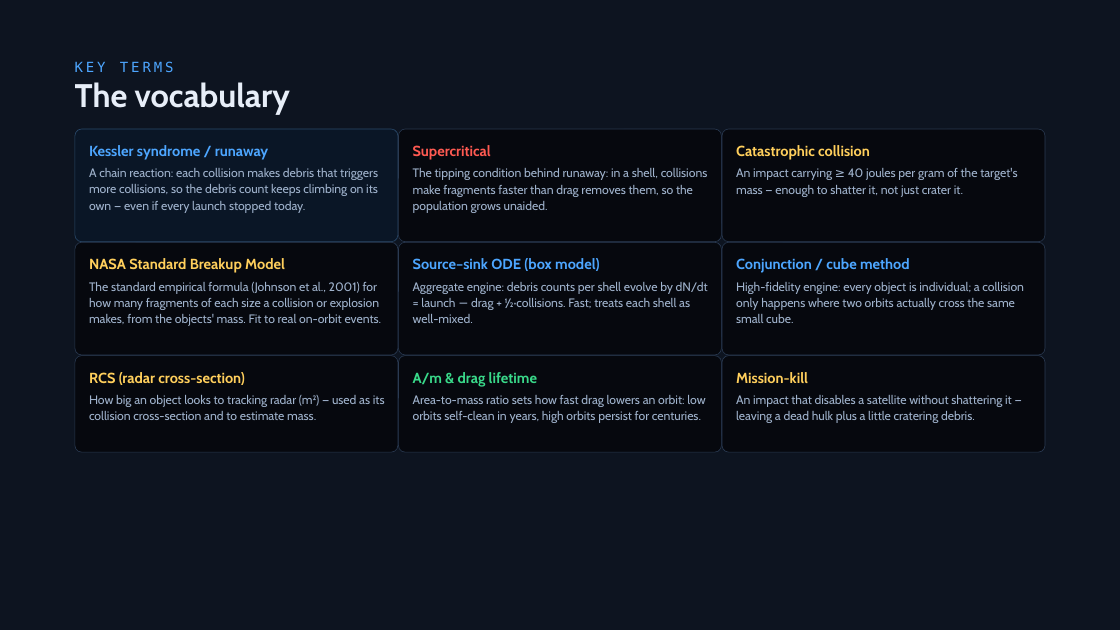
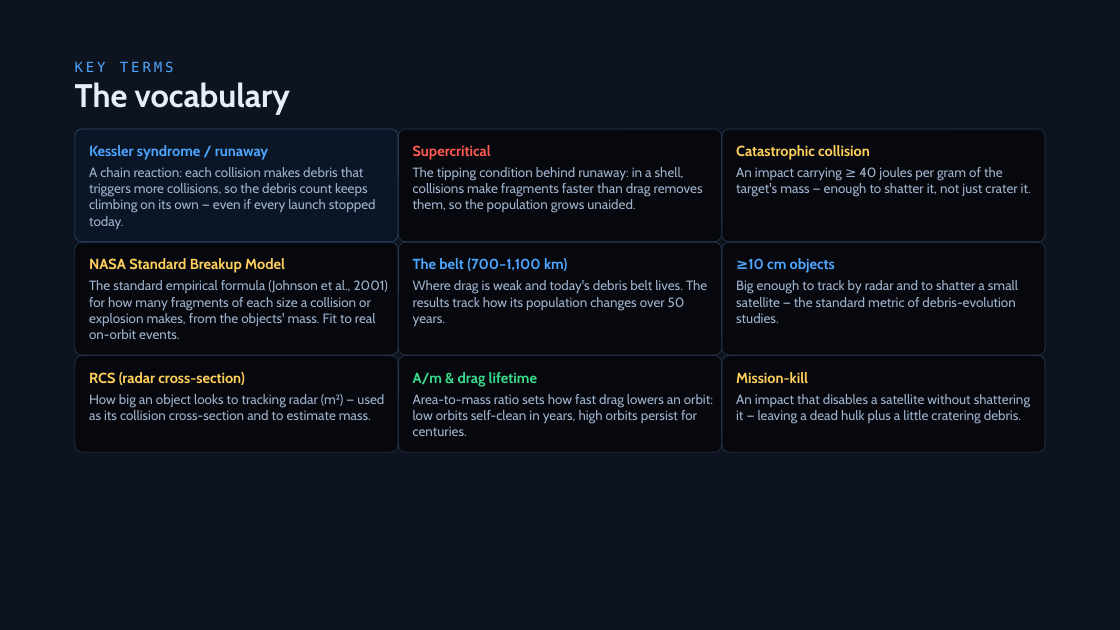
Before and after one commit to TimKadyrov/DebrisCascade, a slide deck: slide 5 of Barrel of Nails — Kessler Study.pptx (slide 3 before the commit). Drawn at 1120x630 pixels with LibreOffice and Linux fonts; fonts in the diff are those of the drawing. Boxes give left, top, right and bottom in pixels: in the first picture for what was removed or moved away, otherwise in the second. Text is boxed around its words. In the diff, an @@ line names an element or a change of style, - is before the commit and + after.

```diff
--- a/Barrel of Nails — Kessler Study.pptx
+++ b/Barrel of Nails — Kessler Study.pptx
@@ text at <box>413,258,567,271</box>: text changed @@
-Source–sink ODE (box model)
+The belt (700–1,100 km)
@@ text at <box>748,258,835,273</box>: text changed @@
-Conjunction / cube method
+≥10 cm objects
@@ text at <box>413,280,707,326</box>: text changed; size 10.5 to 11.5 pt @@
-Aggregate engine: debris counts per shell evolve by dN/dt = launch − drag + ½·collisions. Fast; treats each shell as well-mixed.
+Where drag is weak and today's debris belt lives. The results track how its population changes over 50 years.
@@ text at <box>736,280,1018,323</box>: text changed; size 10.5 to 11.5 pt @@
-High-fidelity engine: every object is individual; a collision only happens where two orbits actually cross the same small cube.
+Big enough to track by radar and to shatter a small satellite — the standard metric of debris-evolution studies.
@@ size 10.5 to 11.5 pt in 7 elements at <box>89,167,376,229</box>, <box>413,167,703,213</box>, <box>736,167,1031,197</box>, <box>89,280,388,339</box>, <box>89,394,384,420</box>, <box>413,394,713,436</box>, <box>736,394,1030,423</box> @@
```
Also in this commit, not shown: 10 other slides changed, 1 slide removed, 14 other files.
